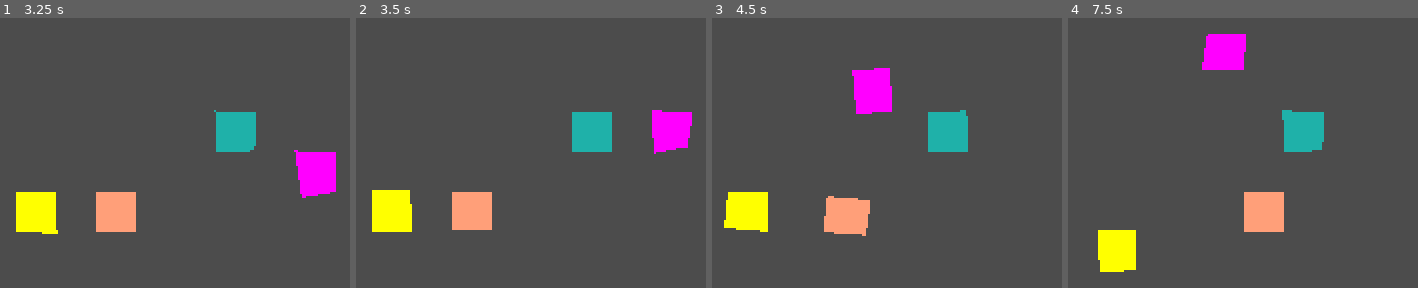
Above: before the commit, frames 1-4 (left to right).
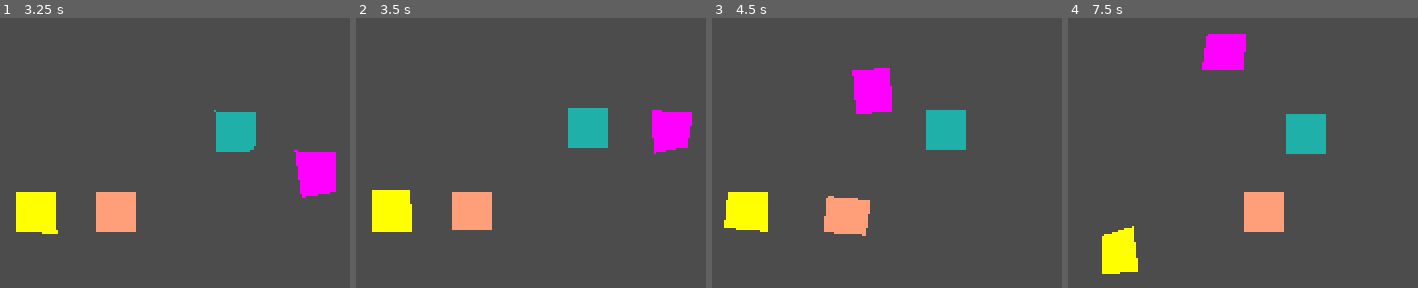
Above: after the commit, the same moments.

Repository: sustainablelab/eat-and-poop
Game: Godot game, scene res://scenes/Main.tscn
The game is run twice, just before and just after one commit, with the same random seed, the same clock (stepped at 60 frames per second) and the same inputs.
Inputs:
- Up to frame 1 (3.25 s): tap Enter at 0.5 s; hold Right (ui_right) 0.53-1.28 s; tap L at 0.6 s; hold Down (ui_down) 1.28-2.03 s; tap H at 1.35 s; hold Right (ui_right) 2.03-2.78 s; tap K at 2.1 s; hold Up (ui_up) from 2.78 s (still down); tap J at 2.85 s
- Up to frame 2 (3.5 s): keep holding Up (ui_up)
- Up to frame 3 (4.5 s): release Up (ui_up) at 3.53 s; hold Left (ui_left) from 3.53 s (still down); tap P at 3.6 s; tap U at 4.35 s
- Up to frame 4 (7.5 s): release Left (ui_left) at 5.03 s; hold Down (ui_down) 5.03-5.78 s; tap one key every 0.75 s from 5.1 s: O I L H; hold Right (ui_right) 5.78-6.53 s; hold Up (ui_up) 6.53-7.28 s; hold Right (ui_right) from 7.28 s (still down)

Frame 1 is identical in both runs. In frame 2, 0.6% of the frame differs, in the area x 60-74%, y 33-50%; in frame 3, 0.3%; in frame 4, 0.8%, in the area x 8-74%, y 34-95%.

Commit message:
poop_timer timeout changes wobble to shake

Diff:
--- a/scripts/Block.gd
+++ b/scripts/Block.gd
@@ -16,7 +16,9 @@
 
 # Randomize the square points for a wobble effect.
 var square_wobbles: bool = true
+var square_shakes: bool = false
 var wobble_period: float = 0.01 # bigger number = slower
+var shake_period: float = 0.02
 
 # growth_shrink_amount sets how much to grow/shrink by: 0 == no growth
 # range: 0.0:1.0
@@ -100,6 +102,14 @@
 			self.square_points = random_wobbly_square()
 			# Reset the wobble period timer
 			delta_sum = 0
+	elif square_shakes:
+		delta_sum += delta
+		if delta_sum >= self.shake_period:
+			self.square_points = random_shaky_square()
+			# self.square_points = random_wobbly_square()
+			# Reset the wobble period timer
+			delta_sum = 0
+
 
 # _draw() runs once, sometime shortly after _ready() runs
 func _draw() -> void:
@@ -144,7 +154,16 @@
 
 # Larger deviation communicates block is in motion.
 func express_motion():
+	square_shakes = false
+	square_wobbles = true
 	self.max_wobble_deviation = grid.SIZE * WOBBLE_AMOUNT_WHILE_MOVING
+
+
+func express_pooping():
+	square_wobbles = false
+	square_shakes = true
+	# print("I'm pooping here")
+	self.square_points = random_shaky_square()
 
 
 # Restore deviation to original amount when standing still.
--- a/scripts/Player.gd
+++ b/scripts/Player.gd
@@ -11,6 +11,9 @@
 
 # TODO: time standing still, tell `player_block` to `express_pooping()` when
 # timer is up, similar idea to `express_motion`.
+
+onready var poop_timer: Timer = Timer.new()
+const stand_sec: float = 2.0
 
 # JOYSTICK
 # Hardcode a default joystick device_num for testing.
@@ -101,11 +104,16 @@
 	player_block.color = color
 	add_child(player_block)
 
+	# SETUP TIMER
+	poop_timer.one_shot = true
+	var _ret: int
+	_ret = poop_timer.connect("timeout", self, "_on_poop_timeout")
+	add_child(poop_timer)
+
 	# SETUP MOVEMENT
 	# Use a tween to animate moving in the grid.
 	add_child(smooth_move)
 	# Detect tween start/stop to change wobble effect while moving.
-	var _ret: int
 	_ret = smooth_move.connect("tween_started", self, "_on_smooth_move_started")
 	_ret = smooth_move.connect("tween_completed", self, "_on_smooth_move_completed")
 	# SETUP COLLISIONS
@@ -126,6 +134,7 @@
 		# Move based on keyboard/joystick input
 		for motion in ui_inputs: # `for` iterates over dict keys
 			if Input.is_action_pressed(motion):
+				poop_timer.stop()
 				# player_block.move(ui_inputs[motion])
 				move(ui_inputs[motion])
 				if DEBUGGING_JOYMOTION:
@@ -232,7 +241,8 @@
 	var relative_movement = (direction * grid.SIZE) # for RayCast
 	var destination = position + relative_movement # for Tween
 
-	if DEBUGGING:
+	var DEBUGGING_WRAPAROUND := false
+	if DEBUGGING_WRAPAROUND:
 		print("Me before: {m}, after: {a}, World Bounds: {wp}-{we}".format({
 			"m": position.x,
 			"a": destination.x,
@@ -308,10 +318,15 @@
 func _on_smooth_move_completed(_object, _key): # _vars are unused
 	is_moving = false
 	player_block.express_standing_still()
+	poop_timer.start(stand_sec)
 
 	if DEBUGGING_TWEEN:
 		print("tween stop:")
 
+
+func _on_poop_timeout():
+	# print("TIMEOUT")
+	player_block.express_pooping()
 
 func _on_area_entered(area):
 	# TODO: Get thrown back if standing still.
